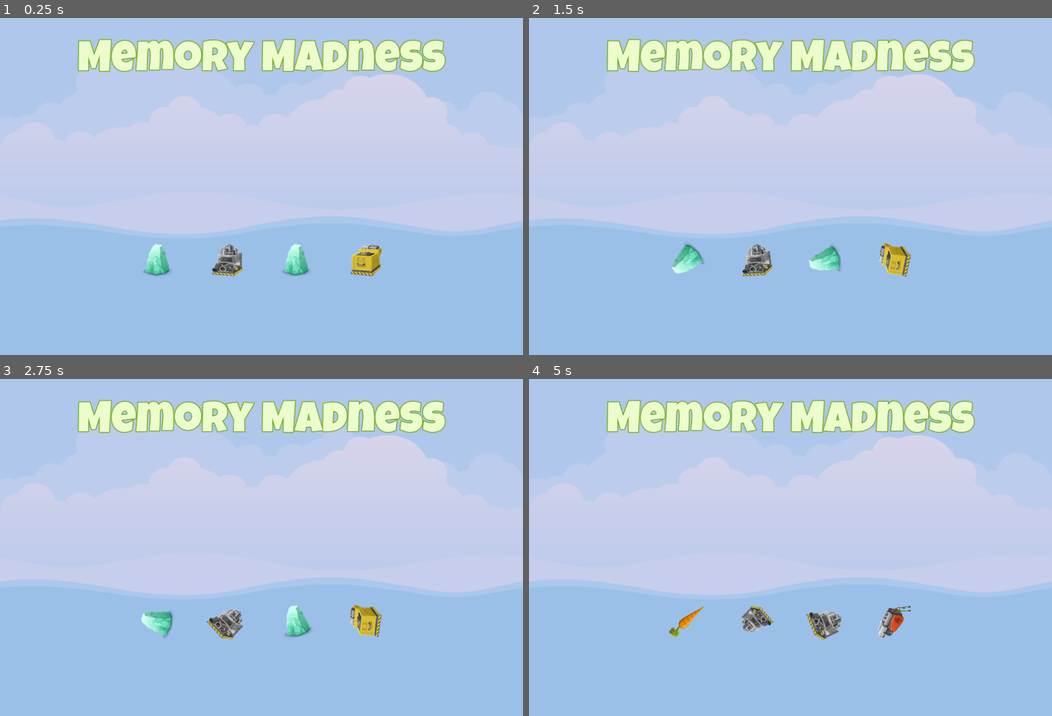
Above: before the commit, frames 1-4 (two rows, left to right).
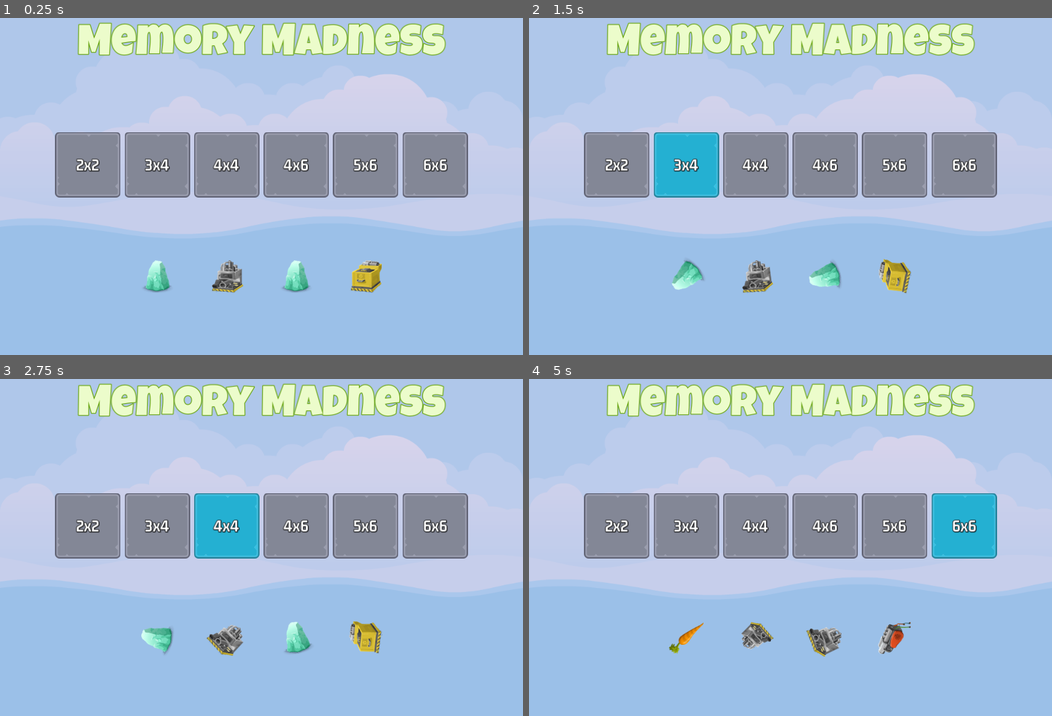
Above: after the commit, the same moments.

Repository: vanonselenp/jam
Game: Godot game, scene res://scenes/master_scene/master_scene.tscn
Two runs of this game, one before a commit and one after it. Both use one fixed random seed, a clock stepped at 60 frames per second and the inputs below.
Inputs (mouse positions are in pixels of both pictures, inside the frame that each line leads up to):
- Up to frame 1 (0.25 s): no input
- Up to frame 2 (1.5 s): click (617, 166) at 0.5 s, where only the run after the commit has a clickable "2x2"; click (685, 166) at 1.25 s, where only the run after the commit has a clickable "3x4"
- Up to frame 3 (2.75 s): click (224, 527) at 2 s, where only the run after the commit has a clickable "4x4"
- Up to frame 4 (5 s): click (827, 527) at 2.75 s, where only the run after the commit has a clickable "4x6"; click (895, 527) at 3.5 s, where only the run after the commit has a clickable "5x6"; click (963, 527) at 4.25 s, where only the run after the commit has a clickable "6x6"

The runs differ from the first frame. In frame 1, 24% of the frame differs, in the area x 10-90%, y 1-82%; in frame 2, 24%; in frame 3, 24%; in frame 4, 24%.

Commit message:
main: progress

Diff:
--- /dev/null
+++ b/jumpstart-godot/memory_madness/assets/gm_32_white.tres
@@ -0,0 +1,11 @@
+[gd_resource type="LabelSettings" load_steps=2 format=3 uid="uid://bo00yd8e2adh5"]
+
+[ext_resource type="FontFile" uid="uid://b6114jaevyoad" path="res://assets/fonts/gemunu-libre-v8-latin-700.ttf" id="1_3hhul"]
+
+[resource]
+font = ExtResource("1_3hhul")
+font_size = 32
+outline_size = 4
+outline_color = Color(0.054902, 0.054902, 0.054902, 1)
+shadow_size = 4
+shadow_color = Color(0, 0, 0, 0.494118)
--- a/jumpstart-godot/memory_madness/project.godot
+++ b/jumpstart-godot/memory_madness/project.godot
@@ -18,6 +18,8 @@
 [autoload]
 
 ImageManager="*res://singletons/image_manager.gd"
+SoundManager="*res://singletons/sound_manager.gd"
+GameManager="*res://singletons/game_manager.gd"
 
 [display]
 
--- /dev/null
+++ b/jumpstart-godot/memory_madness/scenes/level_button/level_button.gd
@@ -0,0 +1,22 @@
+extends TextureButton
+
+
+@onready var label = $Label
+@onready var sound = $Sound
+
+
+var level_number: int = 0
+
+# Called when the node enters the scene tree for the first time.
+func _ready():
+	pass
+
+
+func set_level_number(level_num: int) -> void:
+	level_number = level_num
+	var level = GameManager.LEVELS[level_number]
+	label.text = "%sx%s" % [level.rows, level.cols]
+
+
+func _on_pressed():
+	SoundManager.play_button_click(sound)
--- /dev/null
+++ b/jumpstart-godot/memory_madness/scenes/level_button/level_button.tscn
@@ -0,0 +1,42 @@
+[gd_scene load_steps=6 format=3 uid="uid://xfta5jfqa3pi"]
+
+[ext_resource type="Texture2D" uid="uid://delfvwye8u0lq" path="res://assets/ui/level_select_frame_128.png" id="1_7dsnx"]
+[ext_resource type="Texture2D" uid="uid://djfsniiaetk2k" path="res://assets/ui/level_select_frame_select_128.png" id="2_mqbeh"]
+[ext_resource type="Texture2D" uid="uid://ccw4tp8706hb" path="res://assets/ui/level_select_frame_hover_128.png" id="3_hyg52"]
+[ext_resource type="Script" path="res://scenes/level_button/level_button.gd" id="4_gqp4t"]
+[ext_resource type="LabelSettings" uid="uid://bo00yd8e2adh5" path="res://assets/gm_32_white.tres" id="4_xnuna"]
+
+[node name="LevelButton" type="TextureButton"]
+anchors_preset = 8
+anchor_left = 0.5
+anchor_top = 0.5
+anchor_right = 0.5
+anchor_bottom = 0.5
+offset_left = -64.0
+offset_top = -64.0
+offset_right = 64.0
+offset_bottom = 64.0
+grow_horizontal = 2
+grow_vertical = 2
+pivot_offset = Vector2(64, 64)
+texture_normal = ExtResource("1_7dsnx")
+texture_pressed = ExtResource("2_mqbeh")
+texture_hover = ExtResource("3_hyg52")
+script = ExtResource("4_gqp4t")
+
+[node name="Label" type="Label" parent="."]
+layout_mode = 1
+anchors_preset = 15
+anchor_right = 1.0
+anchor_bottom = 1.0
+grow_horizontal = 2
+grow_vertical = 2
+text = "0x0
+"
+label_settings = ExtResource("4_xnuna")
+horizontal_alignment = 1
+vertical_alignment = 1
+
+[node name="Sound" type="AudioStreamPlayer" parent="."]
+
+[connection signal="pressed" from="." to="." method="_on_pressed"]
--- a/jumpstart-godot/memory_madness/scenes/main_screen/main_screen.gd
+++ b/jumpstart-godot/memory_madness/scenes/main_screen/main_screen.gd
@@ -1,14 +1,24 @@
 extends Control
 
 
-@onready var hb_sprites = $VBoxContainer/HBSprites
+@export var level_button_scene: PackedScene
 
+@onready var hb_levels = $VBoxContainer/HBLevels
 
 # Called when the node enters the scene tree for the first time.
 func _ready():
-	var random_items = [randf_range(0, 49),randf_range(0, 49),randf_range(0, 49),randf_range(0, 49)]
+	setup_grid()
 
 
+func setup_grid() -> void:
+	for level in GameManager.LEVELS:
+		create_level_button(level)
+
+
+func create_level_button(level_num: int) -> void:
+	var button = level_button_scene.instantiate()
+	hb_levels.add_child(button)
+	button.set_level_number(level_num)
 
 # Called every frame. 'delta' is the elapsed time since the previous frame.
 func _process(delta):
--- a/jumpstart-godot/memory_madness/scenes/main_screen/main_screen.tscn
+++ b/jumpstart-godot/memory_madness/scenes/main_screen/main_screen.tscn
@@ -1,8 +1,9 @@
-[gd_scene load_steps=5 format=3 uid="uid://dhwyvh654j7l2"]
+[gd_scene load_steps=6 format=3 uid="uid://dhwyvh654j7l2"]
 
 [ext_resource type="Script" path="res://scenes/main_screen/main_screen.gd" id="1_7j7c3"]
 [ext_resource type="FontFile" uid="uid://bb167qh56f3i4" path="res://assets/fonts/LuckiestGuy-Regular.ttf" id="1_rdk0e"]
 [ext_resource type="PackedScene" uid="uid://cgnogm3urf6hn" path="res://scenes/front_sprite/front_sprite.tscn" id="3_5uw48"]
+[ext_resource type="PackedScene" uid="uid://xfta5jfqa3pi" path="res://scenes/level_button/level_button.tscn" id="3_oj6i3"]
 
 [sub_resource type="LabelSettings" id="LabelSettings_cem7n"]
 font = ExtResource("1_rdk0e")
@@ -19,6 +20,7 @@
 grow_horizontal = 2
 grow_vertical = 2
 script = ExtResource("1_7j7c3")
+level_button_scene = ExtResource("3_oj6i3")
 
 [node name="ColorRect" type="ColorRect" parent="."]
 layout_mode = 1
@@ -56,6 +58,7 @@
 layout_mode = 2
 size_flags_horizontal = 4
 size_flags_vertical = 4
+theme_override_constants/separation = 8
 
 [node name="Spacer2" type="Control" parent="VBoxContainer"]
 layout_mode = 2
--- /dev/null
+++ b/jumpstart-godot/memory_madness/singletons/game_manager.gd
@@ -0,0 +1,11 @@
+extends Node
+
+
+const LEVELS: Dictionary = {
+	1: { "rows": 2, "cols": 2 },
+	2: { "rows": 3, "cols": 4 },
+	3: { "rows": 4, "cols": 4 },
+	4: { "rows": 4, "cols": 6 },
+	5: { "rows": 5, "cols": 6 },
+	6: { "rows": 6, "cols": 6 },
+}
--- /dev/null
+++ b/jumpstart-godot/memory_madness/singletons/sound_manager.gd
@@ -0,0 +1,31 @@
+extends Node
+
+
+const SOUND_MAIN_MENU = "main"
+const SOUND_IN_GAME = "ingame"
+const SOUND_SUCCESS = "success"
+const SOUND_GAME_OVER = "gameover"
+const SOUND_SELECT_TITLE = "title"
+const SOUND_SELECT_BUTTON = "button"
+
+const SOUNDS: Dictionary = {
+	SOUND_MAIN_MENU: preload("res://assets/sounds/bgm_action_3.mp3"),
+	SOUND_IN_GAME: preload("res://assets/sounds/bgm_action_4.mp3"),
+	SOUND_SUCCESS: preload("res://assets/sounds/sfx_sounds_fanfare3.wav"),
+	SOUND_GAME_OVER: preload("res://assets/sounds/sfx_sounds_powerup12.wav"),
+	SOUND_SELECT_TITLE: preload("res://assets/sounds/sfx_sounds_impact1.wav"),
+	SOUND_SELECT_BUTTON: preload("res://assets/sounds/sfx_sounds_impact7.wav"),
+}
+
+
+func play_sound(player: AudioStreamPlayer, key: String) -> void:
+	if not SOUNDS.has(key):
+		return
+
+	player.stop()
+	player.stream = SOUNDS[key]
+	player.play()
+
+
+func play_button_click(player: AudioStreamPlayer) -> void:
+	play_sound(player, SOUND_SELECT_BUTTON)
